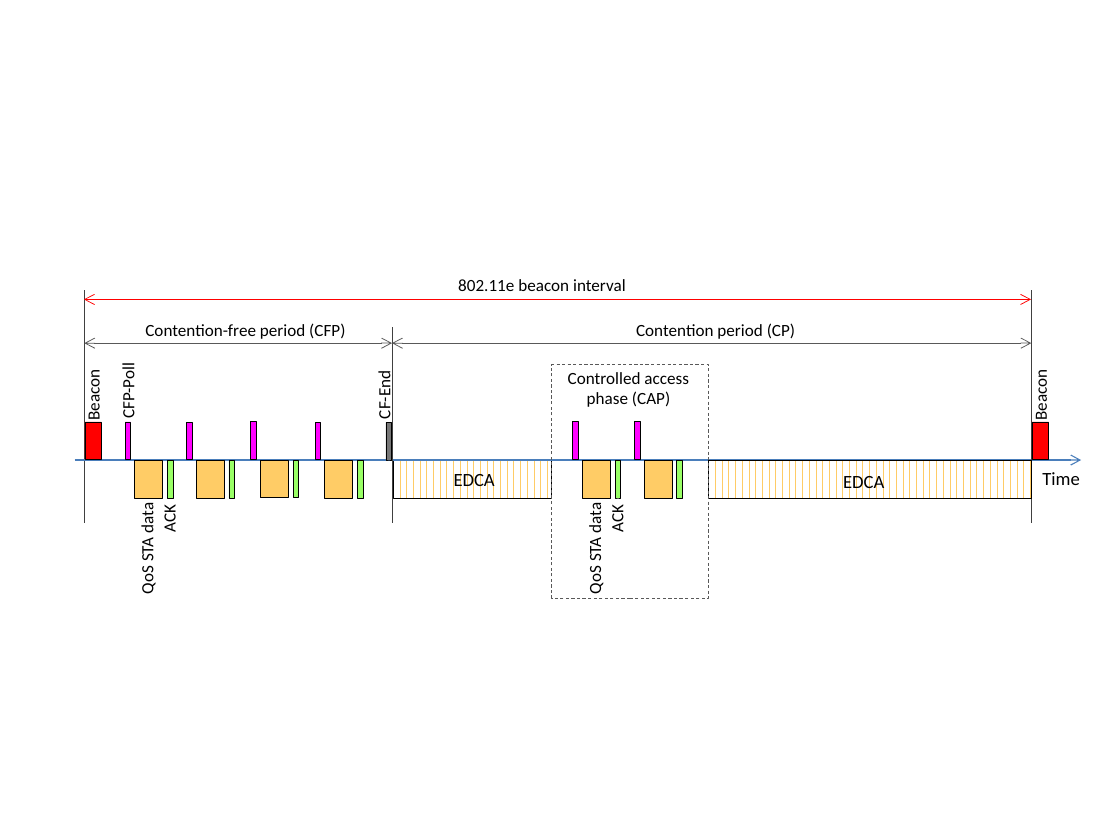
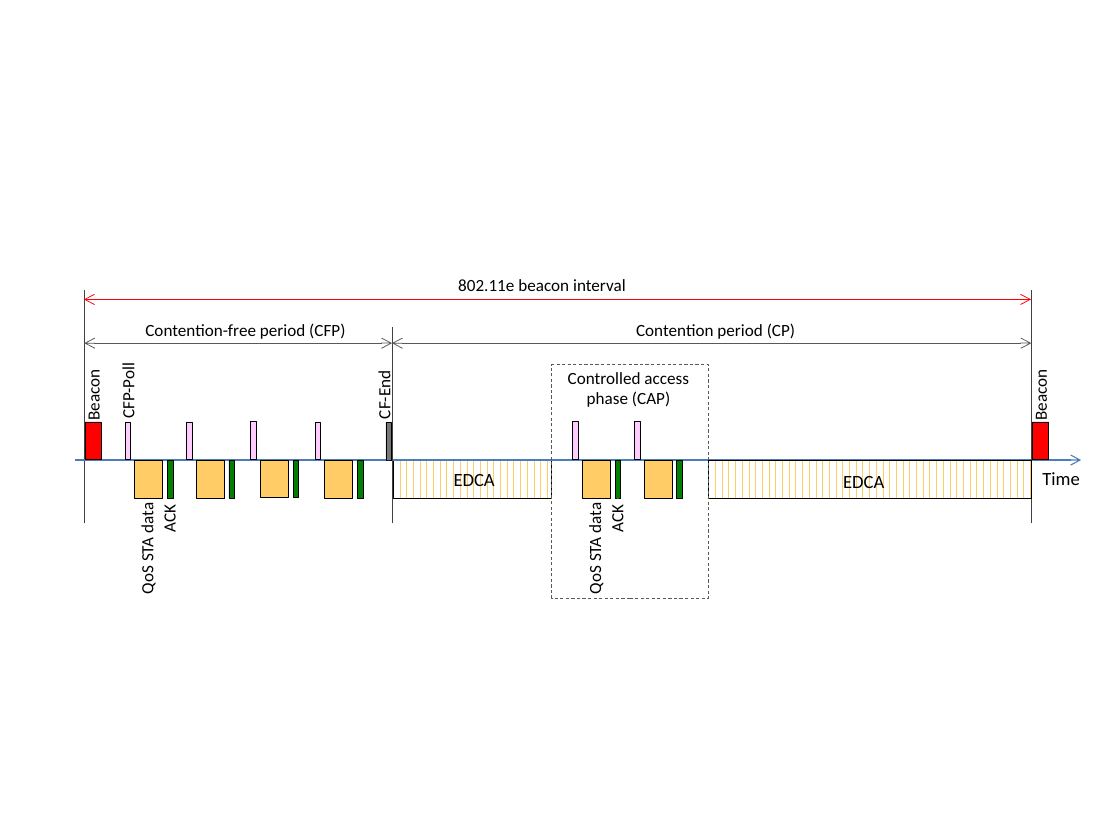
Before and after one commit to bcrlho/Springer_LAA_brief_2016, a slide deck: slide 1 of Springer Latex/Book/figures2/802-11e-HCCA.pptx. Drawn at 1120x840 pixels with LibreOffice and Linux fonts; fonts in the diff are those of the drawing. Boxes give left, top, right and bottom in pixels: in the first picture for what was removed or moved away, otherwise in the second. Text is boxed around its words. In the diff, an @@ line names an element or a change of style, - is before the commit and + after.

```diff
--- a/Springer Latex/Book/figures2/802-11e-HCCA.pptx
+++ b/Springer Latex/Book/figures2/802-11e-HCCA.pptx
@@ fill #FF00FF to #FFCCFF in 6 elements at <box>125,422,131,460</box>, <box>187,422,193,460</box>, <box>251,421,256,459</box>, <box>315,422,320,460</box>, <box>572,422,578,460</box>, <box>634,422,640,460</box> @@
@@ fill #99FF66 to #008000 in 6 elements at <box>167,460,172,498</box>, <box>228,460,234,498</box>, <box>293,460,299,498</box>, <box>357,460,363,498</box>, <box>615,460,620,498</box>, <box>676,460,682,498</box> @@
```
Also in this commit, not shown: 1 slide added, 7 other files.
